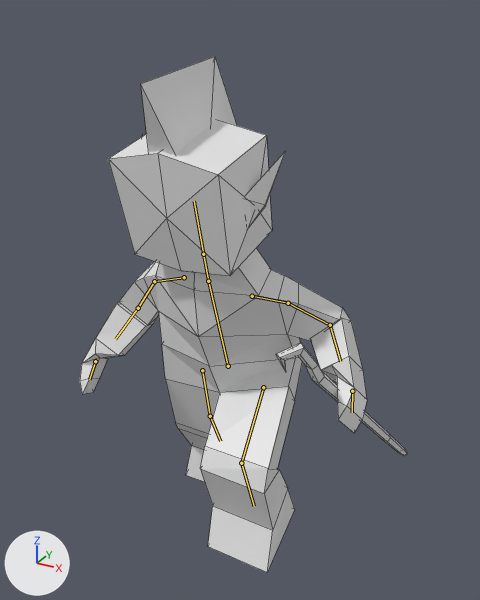
An edit to the Blender file art/model/human_model_0.1.blend, drawn before and after from the same camera.
Both versions are drawn from a 50 mm camera at (2.87, -4.87, 3.09) aimed at (0.05, 0.26, 0.53). The lights are fixed; the arrows at lower left show +X, +Y and +Z. Both versions are drawn at frame 13 of the action 'run'; the numbers are the values there. The bones that bend it are drawn over the model as lines. Mesh edges are drawn as thin lines.

Objects in the first picture: 'ear.a', 'hair.a', 'human.mesh', 'staff.a'.
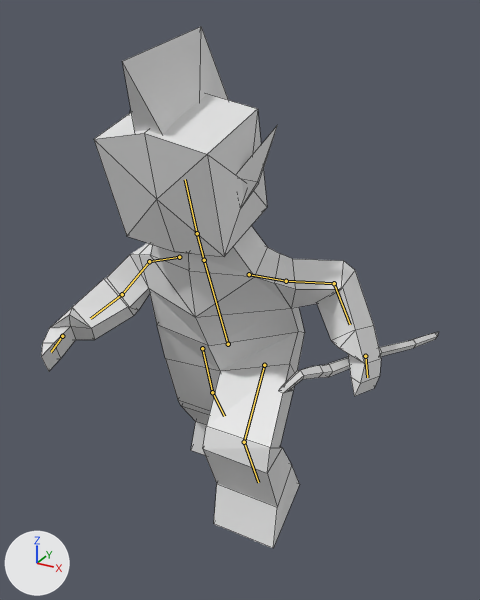
The edits, one by one:
Bone 'Center' (bone_center) moves from (0.0, -0.136, 0.013) to (0.0, 0.104, -0.01).
Bone 'Center' (bone_center) turns from (13, 0, 0) to (17, 0, 0) degrees about its own x, y and z.
Bone 'bicep.r' (bone_bicep_r) turns from (-3, 9, 28) to (22, 27, 29) degrees about its own x, y and z.
Bone 'bicep.l' (bone_bicep_l) turns from (-13, -8, -17) to (-29, 15, -12) degrees about its own x, y and z.

Where the change shows, as pixel boxes [x1, y1, x2, y2] in the pictures (480 x 600 px):
'human.mesh', posed (18% wider)
    before: [80, 120, 367, 572]
    after: [41, 94, 381, 548]
'hair.a', posed (10% wider, 8% taller)
    before: [141, 56, 237, 156]
    after: [122, 27, 228, 135]
'staff.a', posed (22% wider, 46% shorter)
    before: [276, 343, 407, 456]
    after: [279, 332, 439, 393]
'ear.a', posed
    before: [142, 135, 285, 226]
    after: [130, 111, 278, 204]
bone 'Center', root to tip
    before: (228, 366) to (208, 281)
    after: (228, 344) to (204, 260)
bone 'bicep.r', root to tip
    before: (154, 281) to (138, 308)
    after: (149, 261) to (122, 294)
bone 'bicep.l', root to tip
    before: (288, 303) to (330, 325)
    after: (286, 281) to (334, 283)
